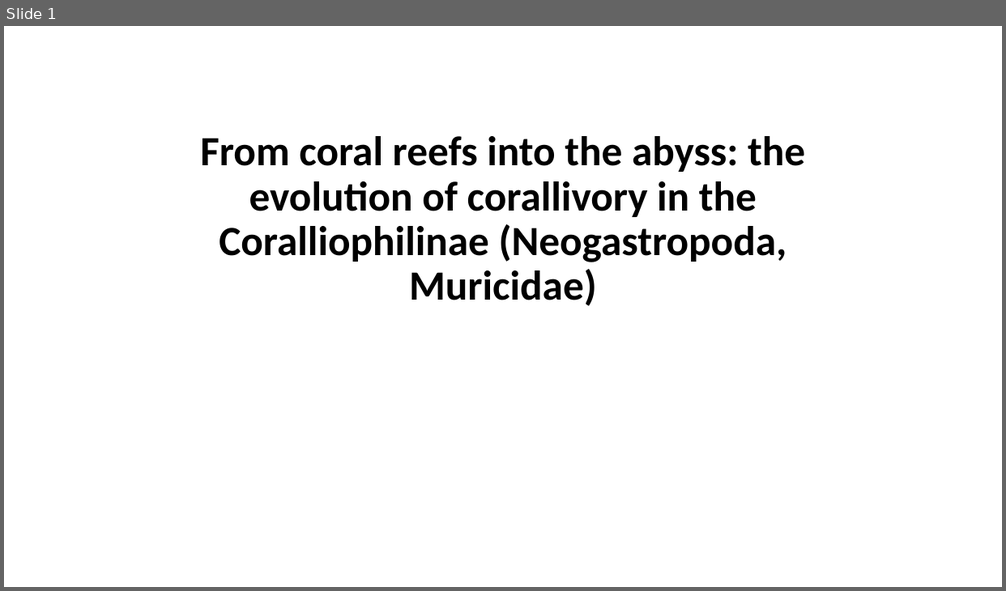
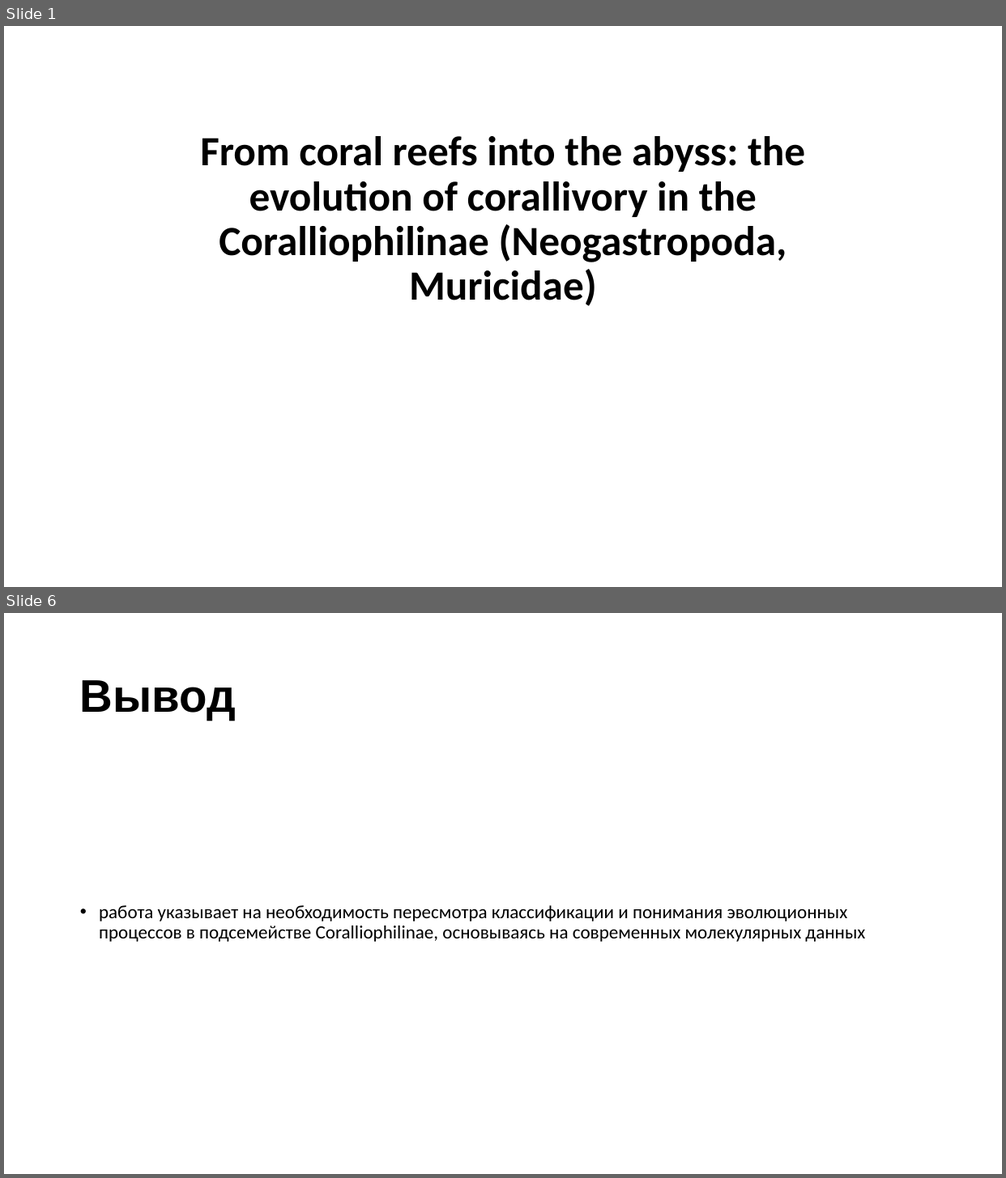
Before and after one commit to kagayaku29/phylogenetics_2024, a slide deck: Presentation.pptx. Shown one above the other, each under a label of ours: slide 1 before the commit, slides 1 and 6 after it; the slides between them are not shown. The pictures are 1006x591 and 1006x1178 pixels, drawn with LibreOffice and Linux fonts; fonts in the diff are those of the drawing. Boxes give left, top, right and bottom in pixels: in the first picture for what was removed or moved away, otherwise in the second. Text is boxed around its words. In the diff, an @@ line names an element or a change of style, - is before the commit and + after.

```diff
--- a/Presentation.pptx
+++ b/Presentation.pptx
@@ slide 6 added at [4, 613, 1002, 1174], background #FFFFFF @@
@@ title added at [80, 680, 236, 720], 44 pt, text #000000, bold @@
+Вывод
@@ text added at [99, 905, 865, 942], 18 pt, text #000000 @@
+• работа указывает на необходимость пересмотра классификации и понимания эволюционных процессов в подсемействе Coralliophilinae, основываясь на современных молекулярных данных
```
Also in this commit, not shown: 4 other slides added, 3 slides removed.
